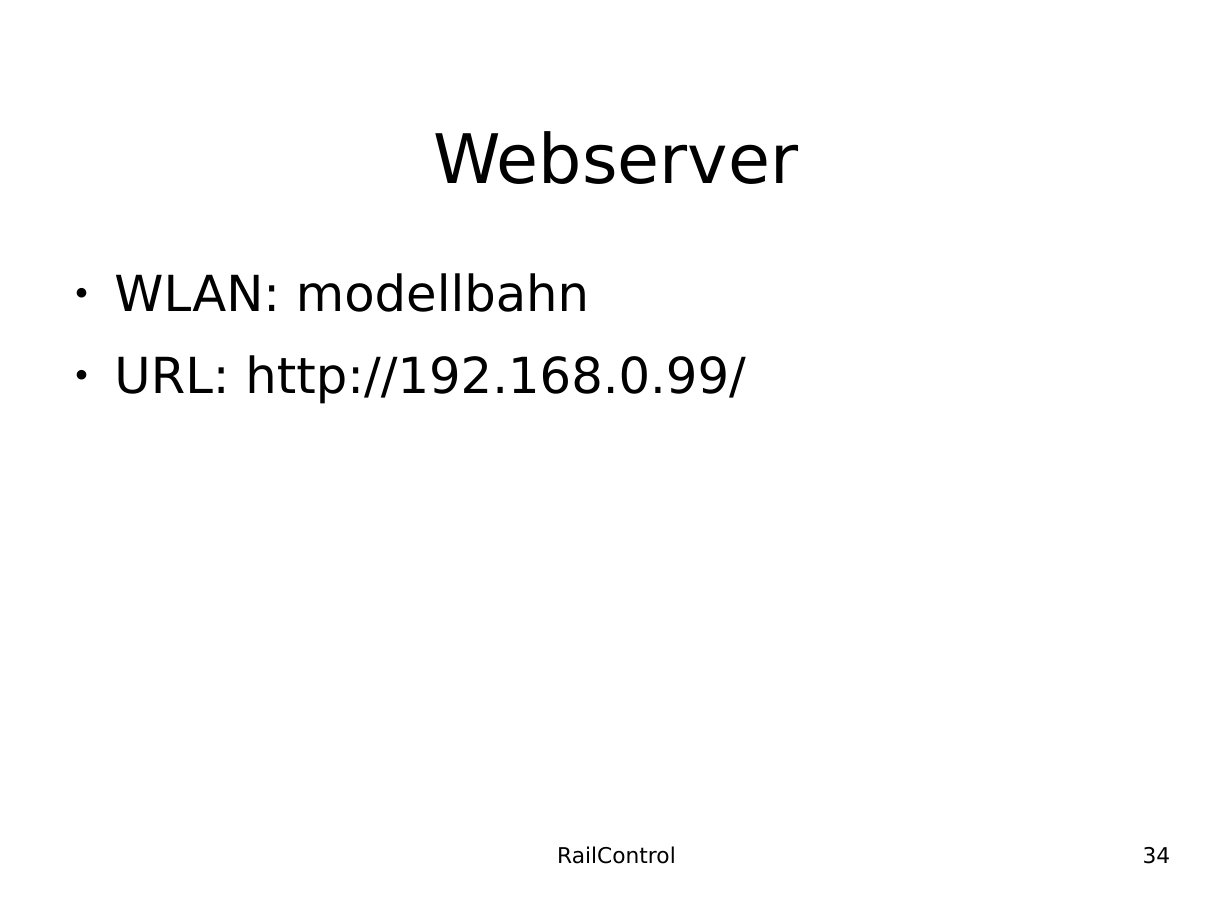
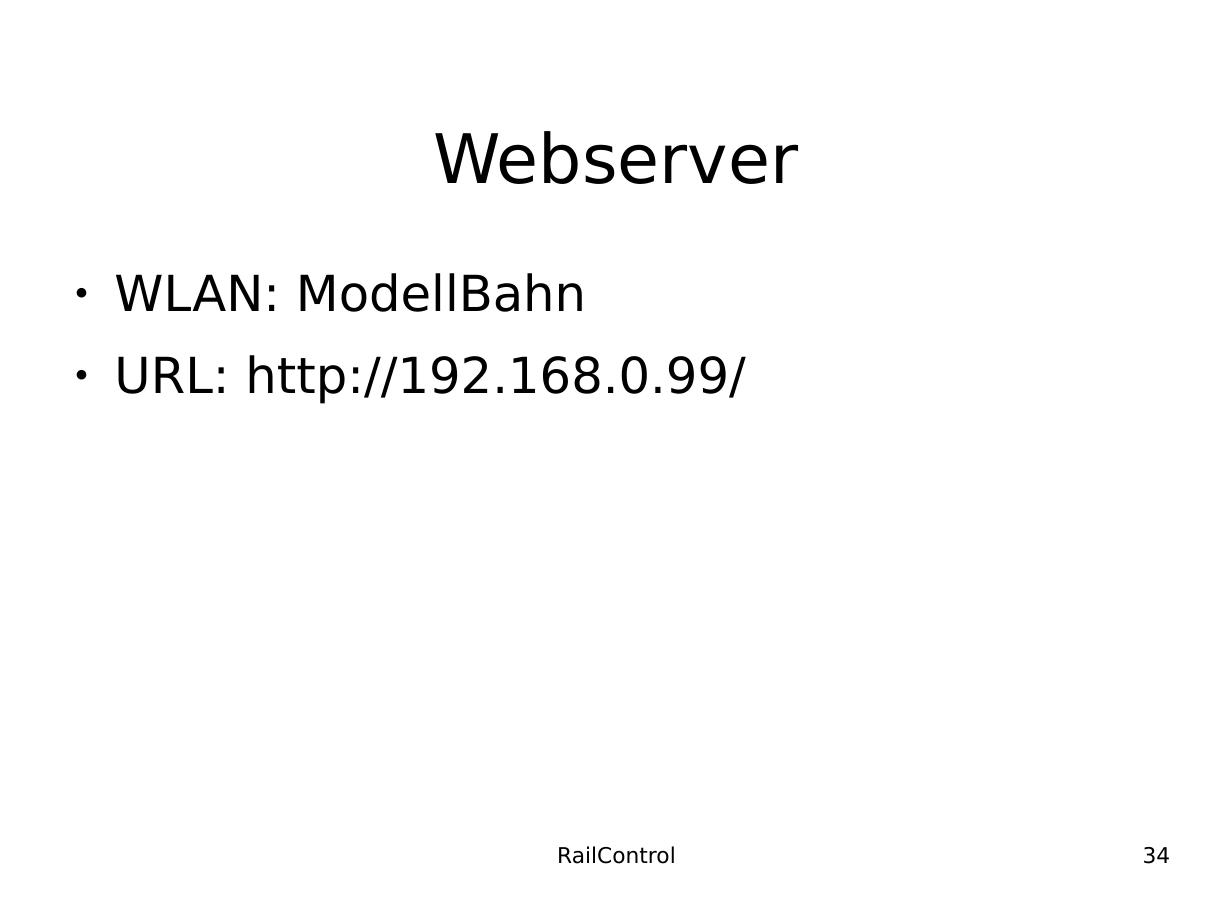
Before and after one commit to teddych/railcontrol, a slide deck: slide 34 of MAS/MAS_Thesis.odp. Drawn at 1232x924 pixels with LibreOffice and Linux fonts; fonts in the diff are those of the drawing; background and template pictures are left out. Boxes give left, top, right and bottom in pixels: in the first picture for what was removed or moved away, otherwise in the second. Text is boxed around its words. In the diff, an @@ line names an element or a change of style, - is before the commit and + after.

```diff
--- a/MAS/MAS_Thesis.odp
+++ b/MAS/MAS_Thesis.odp
@@ text at <box>114,273,586,312</box>: text changed @@
-● WLAN: modellbahn
+● WLAN: ModellBahn
```
Also in this commit, not shown: 2 other slides changed, 1 slide removed.
